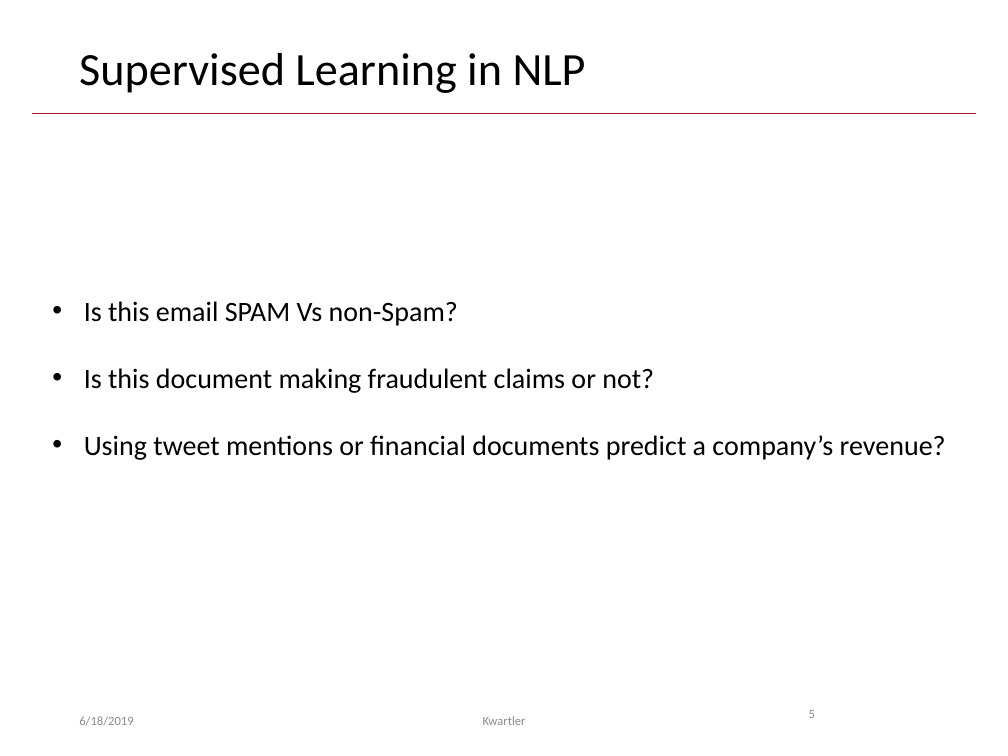
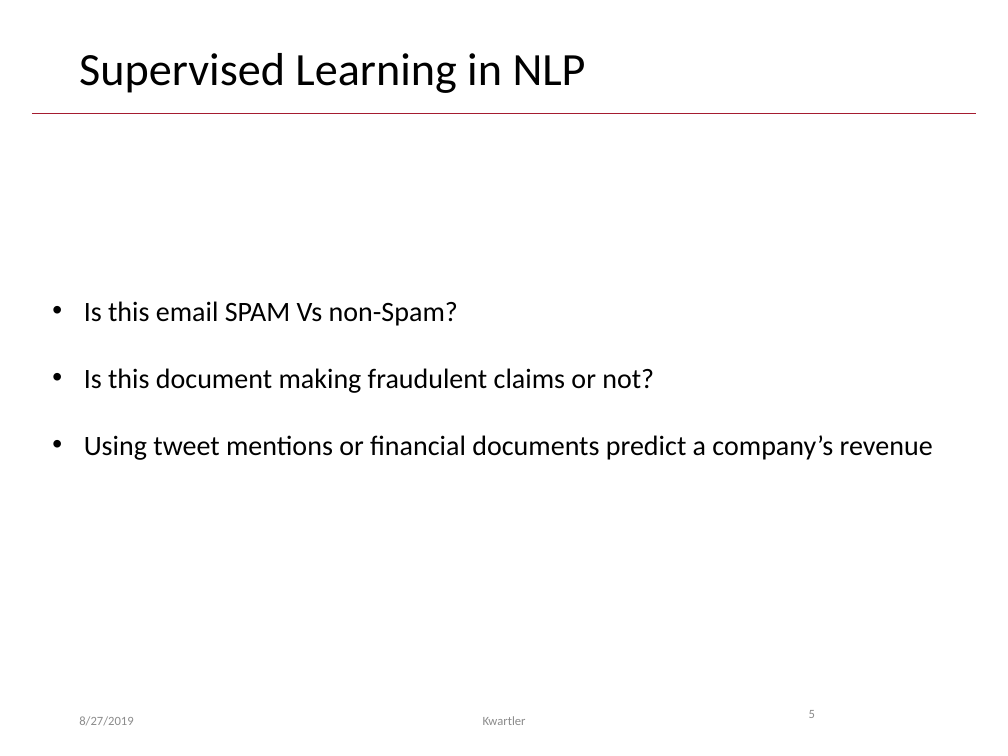
Before and after one commit to kwartler/GSERM_TextMining, a slide deck: slide 5 of C_Wednesday/GSERM_Wedsnesday_UnsupervisedApproaches.pptx. Drawn at 1008x756 pixels with LibreOffice and Linux fonts; fonts in the diff are those of the drawing; background and template pictures are left out. Boxes give left, top, right and bottom in pixels: in the first picture for what was removed or moved away, otherwise in the second. Text is boxed around its words. In the diff, an @@ line names an element or a change of style, - is before the commit and + after.

```diff
--- a/C_Wednesday/GSERM_Wedsnesday_UnsupervisedApproaches.pptx
+++ b/C_Wednesday/GSERM_Wedsnesday_UnsupervisedApproaches.pptx
@@ text at (84, 435, 933, 460): text changed @@
-• Using tweet mentions or financial documents predict a company’s revenue?
+• Using tweet mentions or financial documents predict a company’s revenue
@@ text at (79, 716, 133, 726): text changed @@
-6/18/2019
+8/27/2019
```
Also in this commit, not shown: 45 other slides changed, 1 slide added.
